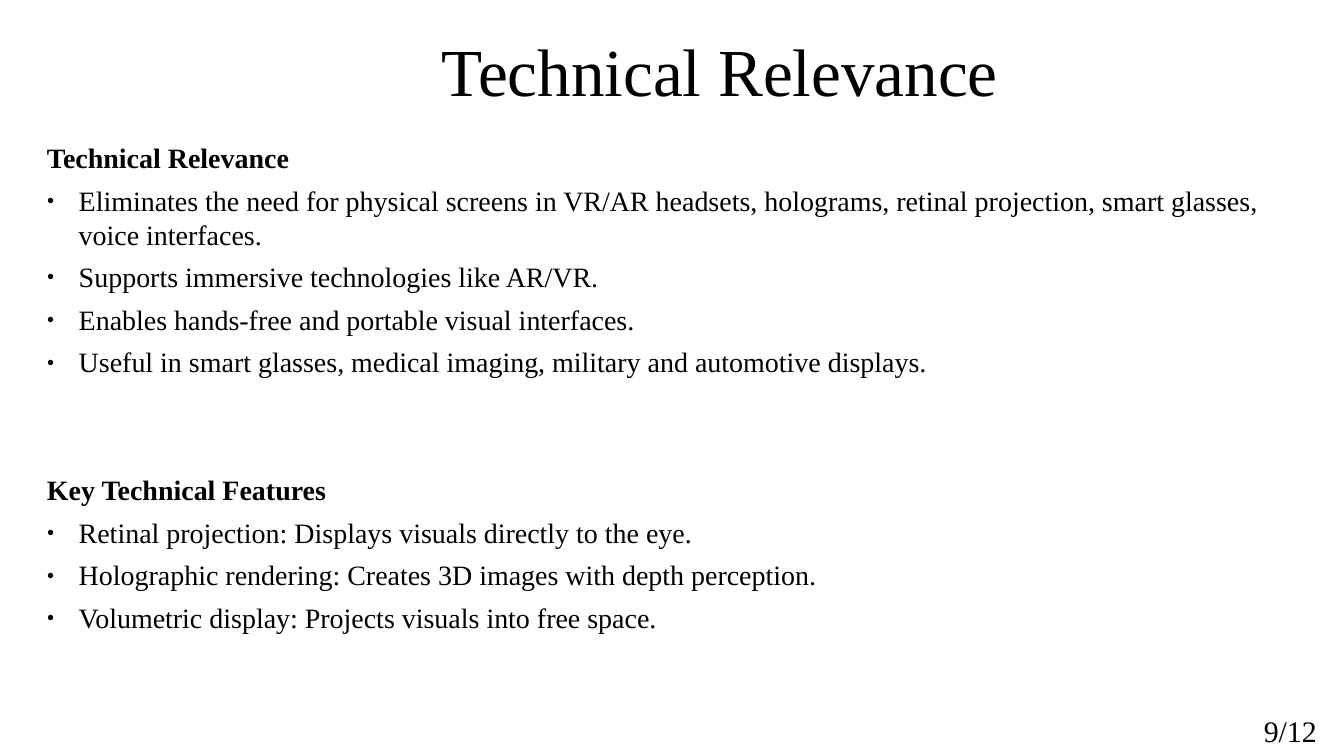
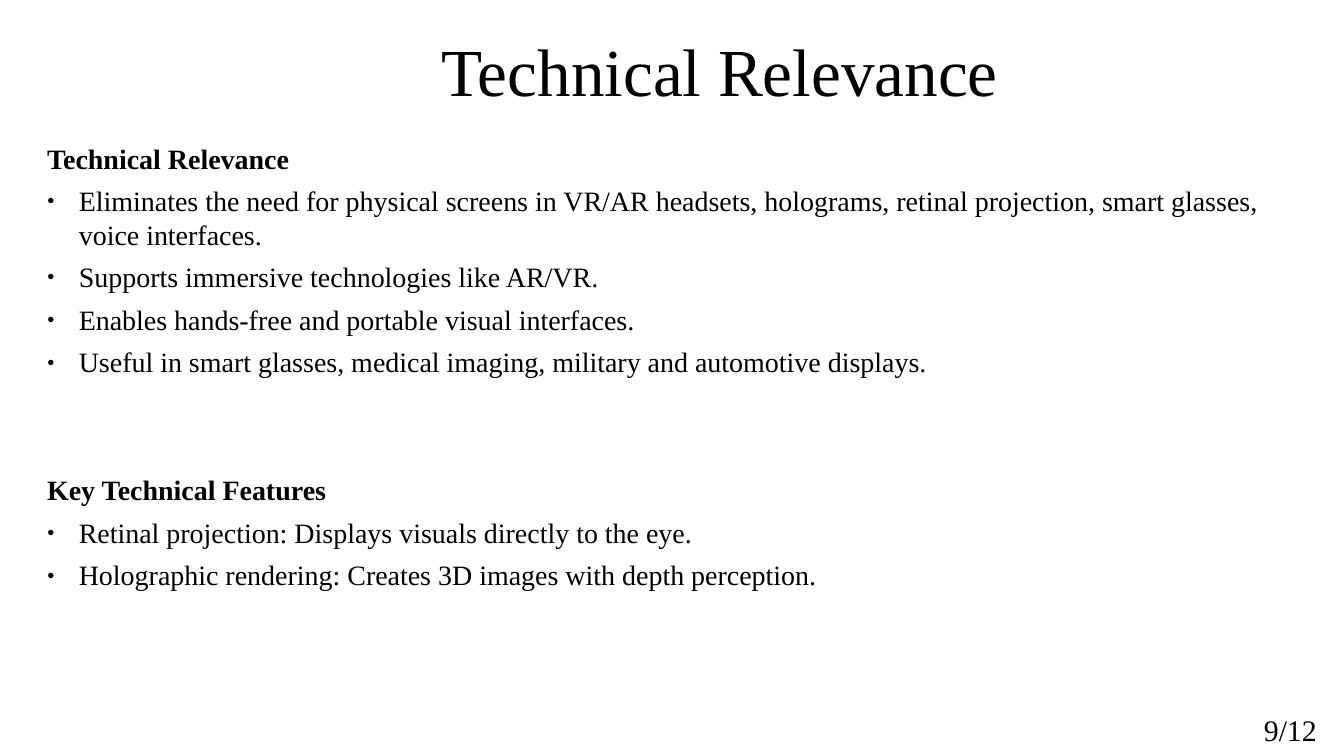
Before and after one commit to rajeshacu/LoRa-based-Location-tracking-and-Fall-detection-System, a slide deck: slide 8 of Phase-1_Technical Seminar.pptx. Drawn at 1344x756 pixels with LibreOffice and Linux fonts; fonts in the diff are those of the drawing; background and template pictures are left out. Boxes give left, top, right and bottom in pixels: in the first picture for what was removed or moved away, otherwise in the second. Text is boxed around its words. In the diff, an @@ line names an element or a change of style, - is before the commit and + after.

```diff
--- a/Phase-1_Technical Seminar.pptx
+++ b/Phase-1_Technical Seminar.pptx
@@ text at (79,608,656,634): paragraph removed @@
-● Volumetric display: Projects visuals into free space.
```
Also in this commit, not shown: 1 other slide changed, 1 slide added, 3 other files.
